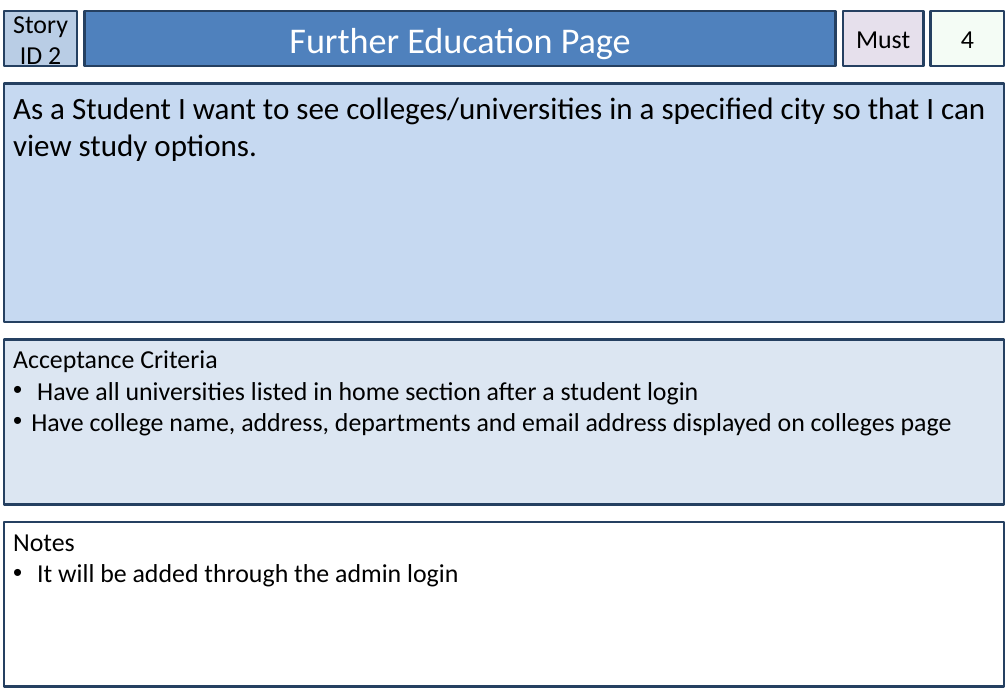
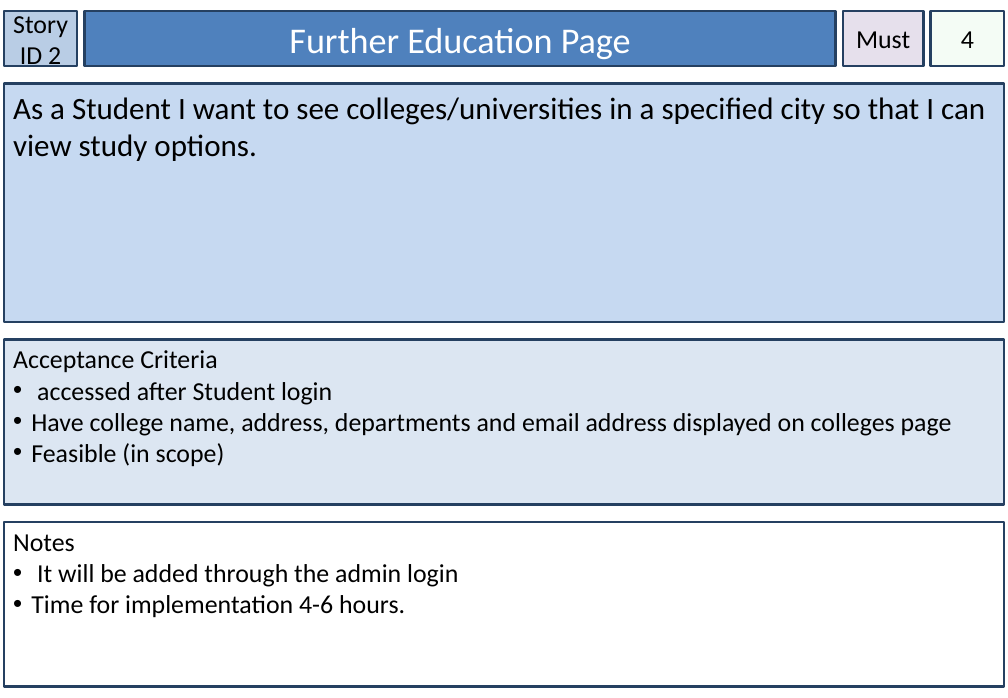
Before and after one commit to amckellar28/I-am-the-Scrub-Master, a slide deck: slide 3 of User Stories.pptx. Drawn at 1008x698 pixels with LibreOffice and Linux fonts; fonts in the diff are those of the drawing. Boxes give left, top, right and bottom in pixels: in the first picture for what was removed or moved away, otherwise in the second. Text is boxed around its words. In the diff, an @@ line names an element or a change of style, - is before the commit and + after.

```diff
--- a/User Stories.pptx
+++ b/User Stories.pptx
@@ text in rectangle at bbox=[37, 382, 332, 405]: text changed @@
-• Have all universities listed in home section after a student login
+• accessed after Student login
@@ text in rectangle at bbox=[31, 443, 225, 467]: paragraph added @@
+• Feasible (in scope)
@@ text in rectangle at bbox=[31, 595, 405, 618]: paragraph added @@
+• Time for implementation 4-6 hours.
```
Also in this commit, not shown: 7 other slides changed.
